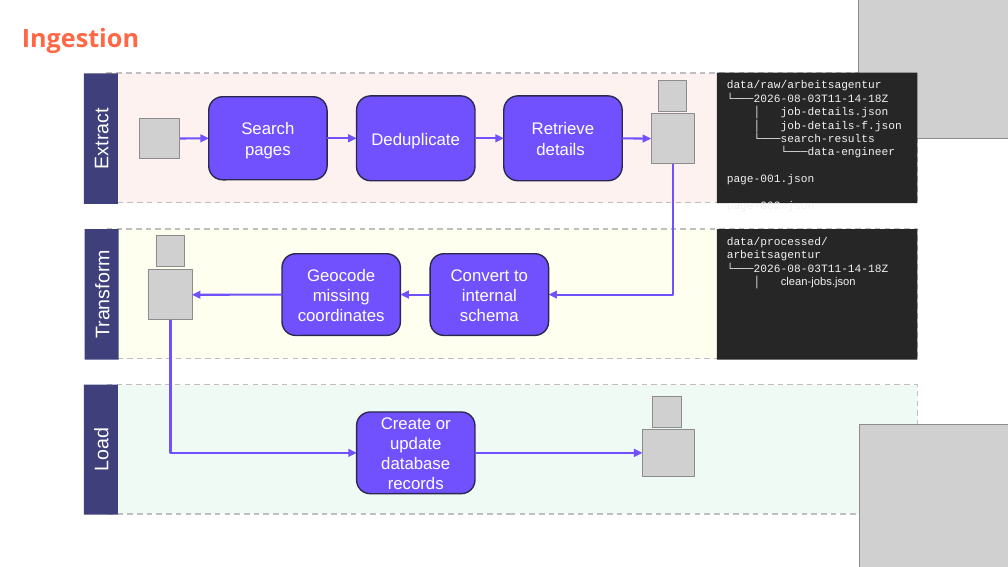
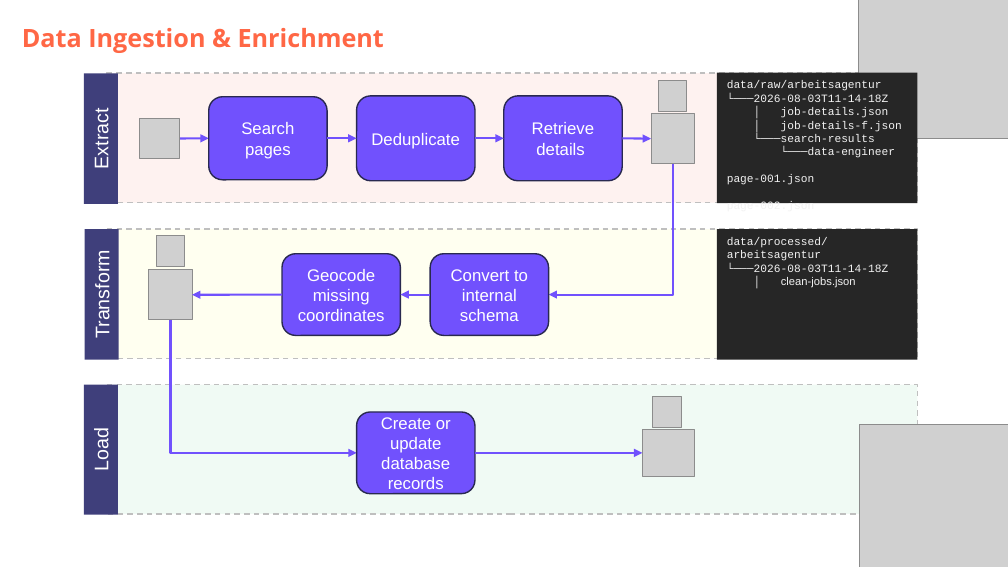
Before and after one commit to DataScientest-Studio/jun26bde-job-market, a slide deck: slide 5 of docs/defence/Defence.pptx (slide 6 before the commit). Drawn at 1008x567 pixels with LibreOffice and Linux fonts; fonts in the diff are those of the drawing; grey boxes stand for pictures; background and template pictures are left out. Boxes give left, top, right and bottom in pixels: in the first picture for what was removed or moved away, otherwise in the second. Text is boxed around its words. In the diff, an @@ line names an element or a change of style, - is before the commit and + after.

```diff
--- a/docs/defence/Defence.pptx
+++ b/docs/defence/Defence.pptx
@@ subtitle at [22, 28, 384, 53]: text changed @@
-Ingestion
+Data Ingestion & Enrichment
```
Also in this commit, not shown: 3 other slides changed, 7 slides added, 2 slides removed, 8 other files.
